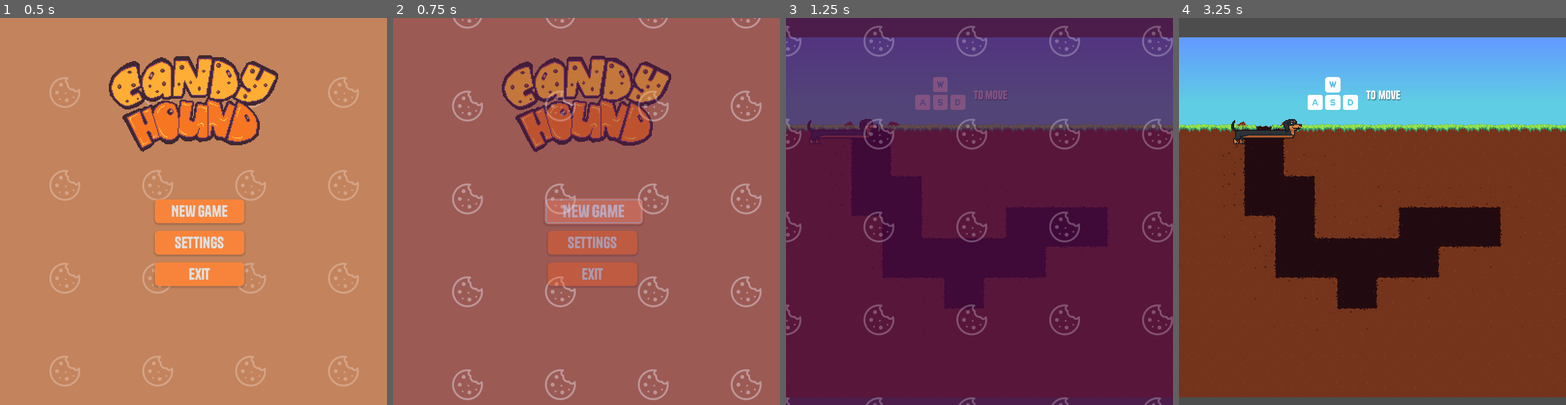
Above: before the commit, frames 1-4 (left to right).
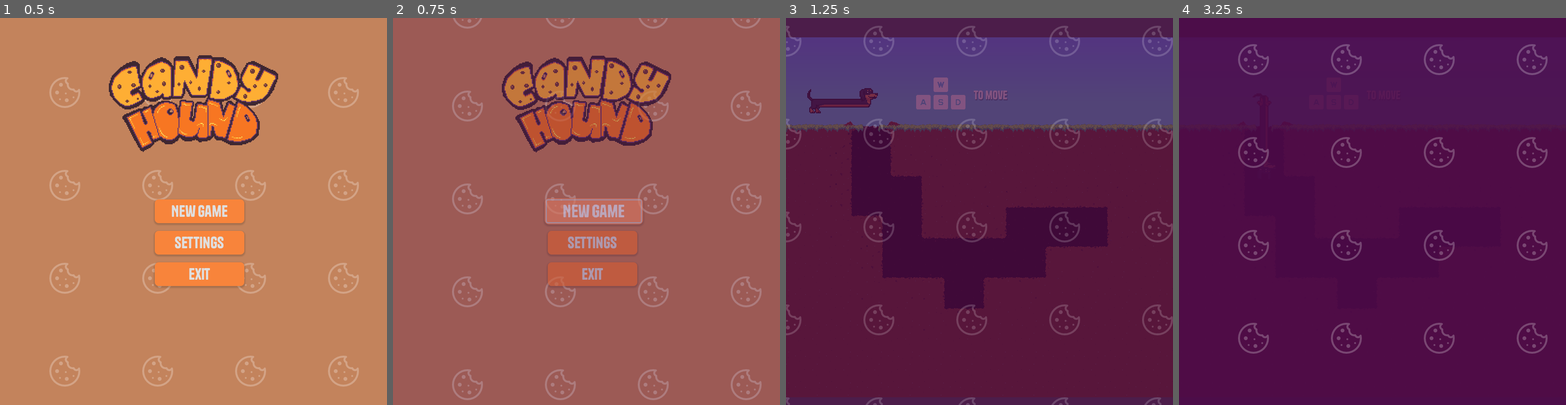
Above: after the commit, the same moments.

Repository: olferuk/brackeys-gamejam-2025.2
Game: Godot game, scene res://scenes/ui/main_menu.tscn
Two runs of this game, one before a commit and one after it. Both use one fixed random seed, a clock stepped at 60 frames per second and the inputs below.
Inputs (mouse positions are in pixels of both pictures, inside the frame that each line leads up to):
- Up to frame 1 (0.5 s): no input
- Up to frame 2 (0.75 s): click "New Game" at 0.5 s
- Up to frame 3 (1.25 s): no input
- Up to frame 4 (3.25 s): move the mouse to (1457, 192) at 1.27 s; hold D (move_right) 1.28-2.03 s; hold Z (Undo) 1.28-2.03 s; tap 2 (shrink) at 1.55, 2.1 s; tap Enter at 2 s; move the mouse to (1295, 230) at 2.02 s; hold S (move_down) 2.03-2.78 s; tap T (stretch) at 2.3 s; tap R (RestartLevel) at 2.75 s; move the mouse to (1411, 126) at 2.77 s; hold D (move_right) from 2.78 s (still down); hold T (stretch) from 2.78 s (still down); tap Z (Undo) at 3.05 s

Frame 1 is identical in both runs. In frame 2, 1.9% of the frame differs, in the area x 15-96%, y 0-99%; in frame 3, 0.8%; in frame 4, 100%, in the area x 0-100%, y 0-100%.
Error after the commit: Cannot call method 'get_custom_data' on a null value. (res://src/global/map_manager.gd:20)

Commit message:
Map walkable

Diff:
--- a/project.godot
+++ b/project.godot
@@ -20,6 +20,7 @@
 SignalBus="*res://src/global/signal_bus.gd"
 Transition="*res://scenes/ui/transition.tscn"
 Consts="*res://scenes/global/consts.tscn"
+MapManager="*res://src/global/map_manager.gd"
 
 [display]
 
--- /dev/null
+++ b/resources/item.gd
@@ -0,0 +1,11 @@
+class_name Item
+extends Resource
+
+@export var name: String
+@export var sprite_paths: Array[String]
+@export var floaty: bool = false
+
+@export_group("Capabilities")
+@export var pushable: bool = false
+@export var interactable: bool = false
+@export var damaging: bool = false
--- a/scenes/levels/level01.tscn
+++ b/scenes/levels/level01.tscn
@@ -1,9 +1,11 @@
-[gd_scene load_steps=7 format=4 uid="uid://n3bt253b7pmx"]
+[gd_scene load_steps=9 format=4 uid="uid://n3bt253b7pmx"]
 
 [ext_resource type="Texture2D" uid="uid://u8nfmhqmjjyv" path="res://vfx/levels/sky.png" id="1_g0jr5"]
+[ext_resource type="Script" uid="uid://k1k557t7o5us" path="res://src/level.gd" id="1_qwlqn"]
 [ext_resource type="Texture2D" uid="uid://75q5ne5hh4as" path="res://vfx/levels/ground-spritesheet.png" id="2_i4uh8"]
 [ext_resource type="PackedScene" uid="uid://cn8muomcp756l" path="res://scenes/ui/context_help/context_help_wasd.tscn" id="3_qwlqn"]
 [ext_resource type="PackedScene" uid="uid://dtvv1vd08dxpi" path="res://scenes/player/hound.tscn" id="4_i4uh8"]
+[ext_resource type="PackedScene" uid="uid://dshcg6ttrayfs" path="res://scenes/ui/context_help/context_help_undo.tscn" id="6_chssp"]
 
 [sub_resource type="TileSetAtlasSource" id="TileSetAtlasSource_o5qli"]
 texture = ExtResource("2_i4uh8")
@@ -207,6 +209,7 @@
 sources/0 = SubResource("TileSetAtlasSource_o5qli")
 
 [node name="Main" type="Node2D"]
+script = ExtResource("1_qwlqn")
 
 [node name="Sky" type="Sprite2D" parent="."]
 position = Vector2(580.455, 60)
@@ -217,14 +220,20 @@
 tile_map_data = PackedByteArray("AAAEAAIAAAAAAAEAAAAFAAIAAAAAAAIAAAAGAAIAAAABAAEAAAAHAAIAAAABAAAAAAAIAAIAAAABAAAAAAAJAA …(2656 unchanged characters)…
 tile_set = SubResource("TileSet_0wfyh")
 
-[node name="ContextHelp" parent="." instance=ExtResource("3_qwlqn")]
-offset_left = 512.0
-offset_top = 64.0
-offset_right = 616.0
-offset_bottom = 88.0
-
 [node name="Camera2D" type="Camera2D" parent="."]
 position = Vector2(576, 320)
 
 [node name="Hound" parent="." instance=ExtResource("4_i4uh8")]
-position = Vector2(192, 128)
+position = Vector2(192, 64)
+
+[node name="ContextHelp" type="Node2D" parent="."]
+
+[node name="ContextHelpWasd" parent="ContextHelp" instance=ExtResource("3_qwlqn")]
+offset_left = 495.5
+offset_top = 64.0
+offset_right = 632.5
+offset_bottom = 95.0
+
+[node name="ContextHelpUndo" parent="ContextHelp" instance=ExtResource("6_chssp")]
+visible = false
+position = Vector2(541.752, 557.818)
--- /dev/null
+++ b/scenes/objects/button.tres
@@ -0,0 +1,9 @@
+[gd_resource type="Resource" script_class="Item" load_steps=2 format=3 uid="uid://cj22wo324mqks"]
+
+[ext_resource type="Script" uid="uid://bll3pqu3501sg" path="res://resources/item.gd" id="1_rrlxo"]
+
+[resource]
+script = ExtResource("1_rrlxo")
+name = "Button"
+sprite_paths = Array[String](["res://vfx/items/button_red_unpressed.png", "res://vfx/items/button_red_pressed.png", "res://vfx/items/button_blue_unpressed.png", "res://vfx/items/button_blue_pressed.png"])
+metadata/_custom_type_script = "uid://bll3pqu3501sg"
--- /dev/null
+++ b/scenes/objects/door.tres
@@ -0,0 +1,9 @@
+[gd_resource type="Resource" script_class="Item" load_steps=2 format=3 uid="uid://b0coj2i3rprts"]
+
+[ext_resource type="Script" uid="uid://bll3pqu3501sg" path="res://resources/item.gd" id="1_fyt4y"]
+
+[resource]
+script = ExtResource("1_fyt4y")
+name = "Door"
+sprite_paths = Array[String](["res://vfx/items/closed_door.png", "res://vfx/items/opened_door.png"])
+metadata/_custom_type_script = "uid://bll3pqu3501sg"
--- /dev/null
+++ b/scenes/objects/key.tres
@@ -0,0 +1,10 @@
+[gd_resource type="Resource" script_class="Item" load_steps=2 format=3 uid="uid://cinrhc1otbuxl"]
+
+[ext_resource type="Script" uid="uid://bll3pqu3501sg" path="res://resources/item.gd" id="1_jh787"]
+
+[resource]
+script = ExtResource("1_jh787")
+name = "Key"
+sprite_paths = Array[String](["res://vfx/items/key.png"])
+floaty = true
+metadata/_custom_type_script = "uid://bll3pqu3501sg"
--- /dev/null
+++ b/scenes/objects/level_entity.tscn
@@ -0,0 +1,11 @@
+[gd_scene load_steps=2 format=3 uid="uid://b3ty1y6tx1i50"]
+
+[ext_resource type="Script" uid="uid://p013c48wdf4d" path="res://src/objects/level_entity.gd" id="1_1vsk5"]
+
+[node name="LevelEntity" type="Node2D"]
+script = ExtResource("1_1vsk5")
+
+[node name="MainStateSprite" type="Sprite2D" parent="."]
+
+[node name="AltStateSprite" type="Sprite2D" parent="."]
+visible = false
--- /dev/null
+++ b/scenes/objects/spikes.tres
@@ -0,0 +1,9 @@
+[gd_resource type="Resource" script_class="Item" load_steps=2 format=3 uid="uid://b156xb70k4y0v"]
+
+[ext_resource type="Script" uid="uid://bll3pqu3501sg" path="res://resources/item.gd" id="1_7w4yj"]
+
+[resource]
+script = ExtResource("1_7w4yj")
+name = "Spikes"
+sprite_paths = Array[String](["res://vfx/items/spikes.png", "res://vfx/items/spikes_on.png"])
+metadata/_custom_type_script = "uid://bll3pqu3501sg"
--- a/scenes/player/player.tscn
+++ /dev/null
@@ -1,162 +0,0 @@
-[gd_scene load_steps=4 format=3 uid="uid://dn4oa1fk48to4"]
-
-[ext_resource type="Texture2D" uid="uid://rt5ck5bvgok3" path="res://vfx/grass.png" id="2_dqkch"]
-[ext_resource type="Texture2D" uid="uid://055s38qftmh5" path="res://vfx/apple.png" id="3_qlg0r"]
-
-[sub_resource type="GDScript" id="GDScript_dovo2"]
-script/source = "extends Node2D
-
-@export var min_length := 3
-@export var max_length := 5
-@export var move_speed := 5.0      # higher = faster interpolation
-@export var squash_amount := 0.2   # cartoony squash/stretch factor
-
-@onready var body := $Body
-@onready var head_sprite := $HeadSprite
-
-var body_cells: Array[Vector2i] = []           # logical grid positions
-var body_cells_visual: Array[Vector2] = []     # pixel positions for smooth animation
-var moving := false
-var last_dir := Vector2i.RIGHT
-var stretch_factor := 0.0                      # squash/stretch applied per frame
-
-func _ready() -> void:
-	# Initialize body horizontally, each segment at a different X
-	var start = Vector2i(0, 0)
-	for i in range(min_length):
-		body_cells.append(start + Vector2i(-i, 0))  # horizontal: X decreases
-		body_cells_visual.append(Vector2((start.x - i) * Global.cellSize, start.y * Global.cellSize))
-	_update_polygon(body_cells_visual, 0.0)
-	print(body_cells_visual)
-
-func _process(delta: float) -> void:
-	# Smoothly interpolate body segments to grid positions
-	for i in range(body_cells.size()):
-		var target = Vector2(body_cells[i].x * Global.cellSize, body_cells[i].y * Global.cellSize)
-		body_cells_visual[i] = body_cells_visual[i].lerp(target, move_speed * delta)
-
-	# Apply squash/stretch
-	_update_polygon(body_cells_visual, stretch_factor)
-
-	# Move head sprite
-	head_sprite.position = body_cells_visual[0]
-	head_sprite.scale = Vector2(1 + stretch_factor, 1 - stretch_factor)
-
-func _unhandled_input(event: InputEvent) -> void:
-	if moving:
-		return
-
-	var dir := Vector2i.ZERO
-	if event.is_action_pressed(\"move_up\"): dir = Vector2i(0, -1)
-	elif event.is_action_pressed(\"move_down\"): dir = Vector2i(0, 1)
-	elif event.is_action_pressed(\"move_left\"): dir = Vector2i(-1, 0)
-	elif event.is_action_pressed(\"move_right\"): dir = Vector2i(1, 0)
-
-	if dir != Vector2i.ZERO:
-		last_dir = dir
-		move_forward(dir)
-
-	if event.is_action_pressed(\"stretch\"): stretch()
-	elif event.is_action_pressed(\"shrink\"): shrink()
-
-# --- movement ---
-func move_forward(dir: Vector2i) -> void:
-	if moving:
-		return
-	moving = true
-
-	var new_head = body_cells[0] + dir
-
-	# TODO: add wall collision here if needed
-
-	body_cells.insert(0, new_head)
-	body_cells.pop_back()
-
-	_start_squash_animation(squash_amount)
-	moving = false
-
-# --- stretch/shrink ---
-func stretch() -> void:
-	if moving or body_cells.size() >= max_length: return
-	moving = true
-
-	var new_head = body_cells[0] + last_dir
-	body_cells.insert(0, new_head)
-
-	# Insert a new visual segment at the same position as the old head (so it grows smoothly)
-	body_cells_visual.insert(0, body_cells_visual[0])
-
-	_start_squash_animation(squash_amount)
-	moving = false
-
-func shrink() -> void:
-	if moving or body_cells.size() <= min_length: return
-	moving = true
-
-	var new_head = body_cells[0] + last_dir
-	body_cells.insert(0, new_head)
-	body_cells.pop_back()
-	body_cells.pop_back()
-
-	# Keep visual array in sync
-	body_cells_visual.insert(0, body_cells_visual[0])
-	body_cells_visual.pop_back()
-	body_cells_visual.pop_back()
-
-	_start_squash_animation(-squash_amount)
-	moving = false
-
-# --- polygon update ---
-func _update_polygon(positions: Array[Vector2], stretch_value: float) -> void:
-	var poly: Array[Vector2] = []
-	var half_width = Global.cellSize / 2.0
-
-	if positions.size() < 2:
-		return
-
-	# Compute perpendicular offsets for each segment
-	var top_points: Array[Vector2] = []
-	var bottom_points: Array[Vector2] = []
-
-	for i in range(positions.size()):
-		var p = positions[i]
-		var dir: Vector2
-		if i == 0:
-			dir = positions[1] - positions[0]
-		elif i == positions.size() - 1:
-			dir = positions[i] - positions[i - 1]
-		else:
-			dir = positions[i + 1] - positions[i - 1]
-
-		var normal = dir.normalized().orthogonal()  # perpendicular to spine
-		var t = float(i) / float(positions.size() - 1)
-		var scale_value = lerp(1.0 + stretch_value * 0.5, 1.0, t)
-		top_points.append(p + normal * half_width * scale_value)
-		bottom_points.append(p - normal * half_width * scale_value)
-
-	# Build polygon: top edge forward, bottom edge backward
-	for p in top_points:
-		poly.append(p)
-	for i in range(bottom_points.size() - 1, -1, -1):
-		poly.append(bottom_points[i])
-
-	body.polygon = poly
-
-# --- temporary squash/stretch ---
-func _start_squash_animation(amount: float) -> void:
-	stretch_factor = amount
-	await get_tree().create_timer(0.1).timeout
-	stretch_factor = 0.0
-"
-
-[node name="Player" type="Node2D"]
-script = SubResource("GDScript_dovo2")
-
-[node name="Segments" type="Node2D" parent="."]
-
-[node name="Body" type="Polygon2D" parent="."]
-texture = ExtResource("2_dqkch")
-
-[node name="HeadSprite" type="Sprite2D" parent="."]
-position = Vector2(0.197842, 0)
-texture = ExtResource("3_qlg0r")
--- a/scenes/ui/context_help/context_help_restart.tscn
+++ b/scenes/ui/context_help/context_help_restart.tscn
@@ -1,13 +1,11 @@
-[gd_scene load_steps=4 format=3 uid="uid://diuel85yw1g7m"]
+[gd_scene load_steps=3 format=3 uid="uid://diuel85yw1g7m"]
 
-[ext_resource type="Script" uid="uid://vcsq71uuv881" path="res://src/context_help.gd" id="1_uvrn4"]
 [ext_resource type="Texture2D" uid="uid://cxkmje3cwosjs" path="res://vfx/ui/input_prompts/keyboard_r.png" id="2_5ssjy"]
 [ext_resource type="Theme" uid="uid://kv5hrut8ubdx" path="res://vfx/dog_theme.tres" id="3_1pntx"]
 
 [node name="Node" type="HBoxContainer"]
 offset_right = 40.0
 offset_bottom = 40.0
-script = ExtResource("1_uvrn4")
 
 [node name="TextureRect" type="TextureRect" parent="."]
 layout_mode = 2
--- a/scenes/ui/context_help/context_help_undo.tscn
+++ b/scenes/ui/context_help/context_help_undo.tscn
@@ -1,21 +1,20 @@
 [gd_scene load_steps=4 format=3 uid="uid://dshcg6ttrayfs"]
 
-[ext_resource type="Script" uid="uid://vcsq71uuv881" path="res://src/context_help.gd" id="1_8jfci"]
+[ext_resource type="Script" uid="uid://vcsq71uuv881" path="res://src/ui/context_help.gd" id="1_8jfci"]
 [ext_resource type="Texture2D" uid="uid://q2pl6vdmkqwg" path="res://vfx/ui/input_prompts/keyboard_z.png" id="2_3foa1"]
 [ext_resource type="Theme" uid="uid://kv5hrut8ubdx" path="res://vfx/dog_theme.tres" id="3_uuuq8"]
 
-[node name="Control" type="HBoxContainer"]
-offset_top = -0.751312
-offset_right = 235.0
-offset_bottom = 127.249
+[node name="Control" type="Node2D"]
 script = ExtResource("1_8jfci")
 
-[node name="TextureRect" type="TextureRect" parent="."]
-layout_mode = 2
+[node name="Icon" type="Sprite2D" parent="."]
+position = Vector2(-32, 12)
+scale = Vector2(0.32, 0.32)
 texture = ExtResource("2_3foa1")
 
 [node name="Label" type="Label" parent="."]
-layout_mode = 2
+offset_right = 69.0
+offset_bottom = 31.0
 theme = ExtResource("3_uuuq8")
-theme_override_font_sizes/font_size = 36
+theme_override_font_sizes/font_size = 24
 text = "to undo"
--- a/scenes/ui/context_help/context_help_wasd.tscn
+++ b/scenes/ui/context_help/context_help_wasd.tscn
@@ -1,6 +1,5 @@
-[gd_scene load_steps=7 format=3 uid="uid://cn8muomcp756l"]
+[gd_scene load_steps=6 format=3 uid="uid://cn8muomcp756l"]
 
-[ext_resource type="Script" uid="uid://vcsq71uuv881" path="res://src/context_help.gd" id="1_hlxk6"]
 [ext_resource type="Texture2D" uid="uid://dd6s45l2q172t" path="res://vfx/ui/input_prompts/keyboard_w.png" id="2_2xrcq"]
 [ext_resource type="Theme" uid="uid://kv5hrut8ubdx" path="res://vfx/dog_theme.tres" id="2_fw2f3"]
 [ext_resource type="Texture2D" uid="uid://bjm2mp4xjwnhe" path="res://vfx/ui/input_prompts/keyboard_a.png" id="3_dkck3"]
@@ -12,9 +11,6 @@
 anchor_right = 1.0
 offset_bottom = 23.0
 grow_horizontal = 2
-script = ExtResource("1_hlxk6")
-time = 1.0
-amplitude = 0.02
 
 [node name="Control" type="Control" parent="."]
 custom_minimum_size = Vector2(64, 0)
--- a/scenes/ui/main_menu.tscn
+++ b/scenes/ui/main_menu.tscn
@@ -1,6 +1,6 @@
 [gd_scene load_steps=9 format=3 uid="uid://dojcnpqub0xwa"]
 
-[ext_resource type="Script" uid="uid://3ihdh0qcjgeg" path="res://src/main_menu.gd" id="1_btxxm"]
+[ext_resource type="Script" uid="uid://3ihdh0qcjgeg" path="res://src/ui/main_menu.gd" id="1_btxxm"]
 [ext_resource type="PackedScene" uid="uid://2q1fn1j0qqqv" path="res://scenes/ui/menu_background.tscn" id="2_wb0q5"]
 [ext_resource type="Shader" uid="uid://bomwc7ier3v6e" path="res://src/shaders/sine_float.gdshader" id="3_q85j6"]
 [ext_resource type="Texture2D" uid="uid://cswikx2iughtd" path="res://vfx/ui/title.png" id="4_8g5eo"]
--- a/scenes/ui/settings_menu.tscn
+++ b/scenes/ui/settings_menu.tscn
@@ -1,6 +1,6 @@
 [gd_scene load_steps=5 format=3 uid="uid://cfh51kiodwg2w"]
 
-[ext_resource type="Script" uid="uid://cd52bsfpk2xnq" path="res://src/settings_menu.gd" id="1_0b1cv"]
+[ext_resource type="Script" uid="uid://cd52bsfpk2xnq" path="res://src/ui/settings_menu.gd" id="1_0b1cv"]
 [ext_resource type="PackedScene" uid="uid://2q1fn1j0qqqv" path="res://scenes/ui/menu_background.tscn" id="2_yu862"]
 [ext_resource type="Theme" uid="uid://kv5hrut8ubdx" path="res://vfx/dog_theme.tres" id="3_ywggk"]
 [ext_resource type="FontFile" uid="uid://cledngpla3142" path="res://vfx/fonts/Tanker-Regular.otf" id="4_ngbvi"]
--- a/scenes/ui/transition.tscn
+++ b/scenes/ui/transition.tscn
@@ -1,6 +1,6 @@
 [gd_scene load_steps=8 format=3 uid="uid://dogde3fpamwey"]
 
-[ext_resource type="Script" uid="uid://x40hywt55vjb" path="res://src/transition.gd" id="1_ghw5a"]
+[ext_resource type="Script" uid="uid://x40hywt55vjb" path="res://src/ui/transition.gd" id="1_ghw5a"]
 [ext_resource type="Shader" uid="uid://qh05nsh2qp04" path="res://src/shaders/glider.gdshader" id="2_c27ap"]
 [ext_resource type="Texture2D" uid="uid://tkjhbbx3v4bq" path="res://vfx/ui/cookie_tiled_icon.png" id="3_mpjqm"]
 
@@ -48,6 +48,18 @@
 "update": 1,
 "values": [false, true, true]
 }
+tracks/3/type = "value"
+tracks/3/imported = false
+tracks/3/enabled = true
+tracks/3/path = NodePath("Patterns:modulate")
+tracks/3/interp = 1
+tracks/3/loop_wrap = true
+tracks/3/keys = {
+"times": PackedFloat32Array(0, 0.5),
+"transitions": PackedFloat32Array(1, 1),
+"update": 0,
+"values": [Color(1, 1, 1, 0), Color(1, 1, 1, 0.258824)]
+}
 
 [sub_resource type="Animation" id="Animation_rerct"]
 length = 0.001
@@ -87,6 +99,18 @@
 "update": 1,
 "values": [false]
 }
+tracks/3/type = "value"
+tracks/3/imported = false
+tracks/3/enabled = true
+tracks/3/path = NodePath("Patterns:modulate")
+tracks/3/interp = 1
+tracks/3/loop_wrap = true
+tracks/3/keys = {
+"times": PackedFloat32Array(0),
+"transitions": PackedFloat32Array(1),
+"update": 0,
+"values": [Color(1, 1, 1, 0.258824)]
+}
 
 [sub_resource type="AnimationLibrary" id="AnimationLibrary_rerct"]
 _data = {
--- a/src/context_help.gd
+++ /dev/null
@@ -1,15 +0,0 @@
-extends HBoxContainer
-
-var tween: Tween
-
-@export var time: float = .4
-@export var amplitude: float = .08
-
-func _ready() -> void:
-	pivot_offset = size / 2.
-
-	tween = create_tween()
-	tween.set_ease(Tween.EASE_IN_OUT)
-	tween.tween_property($".", ^"scale", Vector2(1+amplitude, 1+amplitude), time).set_trans(Tween.TRANS_CUBIC).set_ease(Tween.EASE_OUT)
-	tween.tween_property($".", ^"scale", Vector2(1-amplitude, 1-amplitude), time).set_trans(Tween.TRANS_BACK).set_ease(Tween.EASE_IN)
-	tween.set_loops(0)
--- a/src/global/global.gd
+++ b/src/global/global.gd
@@ -1,7 +1,5 @@
 extends Node
 
-#var gameSpeed: float = 1.0
-var paused: bool = false
 var cell_size: float = 64.0
 
 #region Audio
--- /dev/null
+++ b/src/global/map_manager.gd
@@ -0,0 +1,32 @@
+extends Node
+
+var player: Hound
+var map: TileMapLayer
+var level: int = 1
+var dog_head_shift: Vector2i = Vector2i.ZERO
+
+var level_objects: Dictionary[Vector2i, LevelEntity]
+
+func _real_cell(cell: Vector2i) -> Vector2i:
+	# CELL is dog-first coordinate system
+	# REAL CELL is map-first
+	return cell + dog_head_shift
+
+func register(entity: LevelEntity, cell: Vector2i) -> void:
+	level_objects[cell] = entity
+
+func is_walkable(cell: Vector2i) -> bool:
+	var tile_data: TileData = map.get_cell_tile_data(_real_cell(cell))
+	var walkable: bool = tile_data.get_custom_data("walkable") as bool
+	if not walkable:
+		return walkable
+	var obj = level_objects.get(_real_cell(cell))
+	if obj == null:
+		return true
+	return (obj as LevelEntity).pushable
+
+func visit(cell: Vector2i):
+	SignalBus.cell_visited.emit(_real_cell(cell))
+
+#func get_entities(cell: Vector2i) -> Node:
+	#return Node.new()
--- a/src/global/signal_bus.gd
+++ b/src/global/signal_bus.gd
@@ -2,13 +2,11 @@
 
 # all game-wide signals like score_updated or whatever go here
 signal restart_level
-
+signal cell_visited(cell: Vector2i)
 
 
 func _ready() -> void:
-	connect("restart_level", Callable(self, "_on_restart_game"))
+	restart_level.connect(Callable(self, "_on_restart_game"))
 
 func _on_restart_game() -> void:
-	var current_scene = get_tree().current_scene
-	var scene_path = current_scene.scene_file_path
-	get_tree().change_scene_to_file(scene_path)
+	Transition.reload_scene()
--- a/src/hound.gd
+++ b/src/hound.gd
@@ -127,6 +127,9 @@
 	var cmd: Command = history.pop_back()
 	cmd.undo(self)
 
+	MapManager.visit(head_coords)
+
+
 func _execute_stretch() -> bool:
 	if current_length + 1 > maximum_length:
 		return false
@@ -143,6 +146,8 @@
 	print("Current length: ",  current_length)
 	_rebuild_sprites()
 
+	MapManager.visit(head_coords)
+
 	$Sounds/StretchSound.play()
 	return true
 
@@ -163,7 +168,11 @@
 
 func _execute_move(direction: Vector2i) -> bool:
 	# invalid move
-	if _is_going_opposite(direction) or _is_crossing_itself(direction):
+	if (
+		_is_going_opposite(direction) or
+		_is_crossing_itself(direction) or
+		!MapManager.is_walkable(head_coords + direction)
+	):
 		$Sounds/ErrorSound.play()
 		return false
 
@@ -177,6 +186,8 @@
 	occupied_cells.remove_at(0)
 
 	_rebuild_sprites()
+
+	MapManager.visit(head_coords)
 
 	($Sounds/Steps.get_children().pick_random() as AudioStreamPlayer).play()
 	return true
@@ -223,7 +234,6 @@
 	if diff.y < 0:
 		return Vector2i.UP
 	return Vector2i.ZERO
-
 
 func _is_going_opposite(direction: Vector2i) -> bool:
 	return (-1)*direction == prev_direction
--- /dev/null
+++ b/src/level.gd
@@ -0,0 +1,18 @@
+extends Node2D
+
+var hide_on_next_move: = false
+
+func _ready() -> void:
+	MapManager.map = $GroundTileMapLayer
+	MapManager.player = $Hound
+	MapManager.level = 1
+	MapManager.dog_head_shift = Vector2i(3, 1)
+
+	SignalBus.cell_visited.connect(Callable(self, "show_hint_if_stuck"))
+
+func show_hint_if_stuck(cell: Vector2i):
+	if hide_on_next_move:
+		$ContextHelp/ContextHelpUndo.visible = false
+	if cell == Vector2i(8, 7):
+		hide_on_next_move = true
+		$ContextHelp/ContextHelpUndo.visible = true
--- /dev/null
+++ b/src/objects/level_entity.gd
@@ -0,0 +1,27 @@
+class_name LevelEntity
+extends Node2D
+
+@export var item: Item
+@export var cell: Vector2i
+
+
+func _ready() -> void:
+	$MainStateSprite.texture = load(item.sprite_paths[0])
+	$AltStateSprite.texture = load(item.sprite_paths[1])
+
+func _enter_tree() -> void:
+	set_meta(&"name", item.name)
+
+func _exit_tree() -> void:
+	remove_meta(&"name")
+
+func register() -> void:
+	MapManager.register(self, cell)
+
+func shake() -> void:
+	# tween for shake
+	pass
+
+func switch_state() -> void:
+	$MainStateSprite.visible = !$MainStateSprite.visible
+	$AltStateSprite.visible = !$AltStateSprite.visible
--- /dev/null
+++ b/src/ui/context_help.gd
@@ -0,0 +1,15 @@
+extends Node2D
+
+var tween: Tween
+
+@export var time: float = .4
+@export var amplitude: float = .08
+
+func _ready() -> void:
+	#pivot_offset = size / 2.
+
+	tween = create_tween()
+	tween.set_ease(Tween.EASE_IN_OUT)
+	tween.tween_property($"Icon", ^"scale", Vector2(1+amplitude, 1+amplitude), time).set_trans(Tween.TRANS_CUBIC).set_ease(Tween.EASE_OUT)
+	tween.tween_property($"Icon", ^"scale", Vector2(1, 1), time).set_trans(Tween.TRANS_BACK).set_ease(Tween.EASE_IN)
+	tween.set_loops(0)
--- a/src/transition.gd
+++ b/src/ui/transition.gd
@@ -18,10 +18,10 @@
 	_switch_scene_animated()
 
 func _switch_scene_animated(scene_name = null) -> void:
-	animation_player.play("FadeIn")
+	animation_player.play(&"FadeIn")
 	await animation_player.animation_finished
 	if scene_name == null:
 		get_tree().reload_current_scene()
 	else:
 		get_tree().change_scene_to_file(scene_name)
-	animation_player.play_backwards("FadeIn")
+	animation_player.play_backwards(&"FadeIn")
Not shown, added: resources/item.gd.uid
Not shown, added: src/global/map_manager.gd.uid
Not shown, added: src/level.gd.uid
Not shown, added: src/objects/level_entity.gd.uid
Renamed: src/context_help.gd.uid -> src/ui/context_help.gd.uid
Renamed: src/main_menu.gd -> src/ui/main_menu.gd
Renamed: src/main_menu.gd.uid -> src/ui/main_menu.gd.uid
Renamed: src/settings_menu.gd -> src/ui/settings_menu.gd
Renamed: src/settings_menu.gd.uid -> src/ui/settings_menu.gd.uid
Renamed: src/transition.gd.uid -> src/ui/transition.gd.uid
Binary file removed: vfx/apple.png
Not shown, removed: vfx/apple.png.import
(and 2 more such lines)
